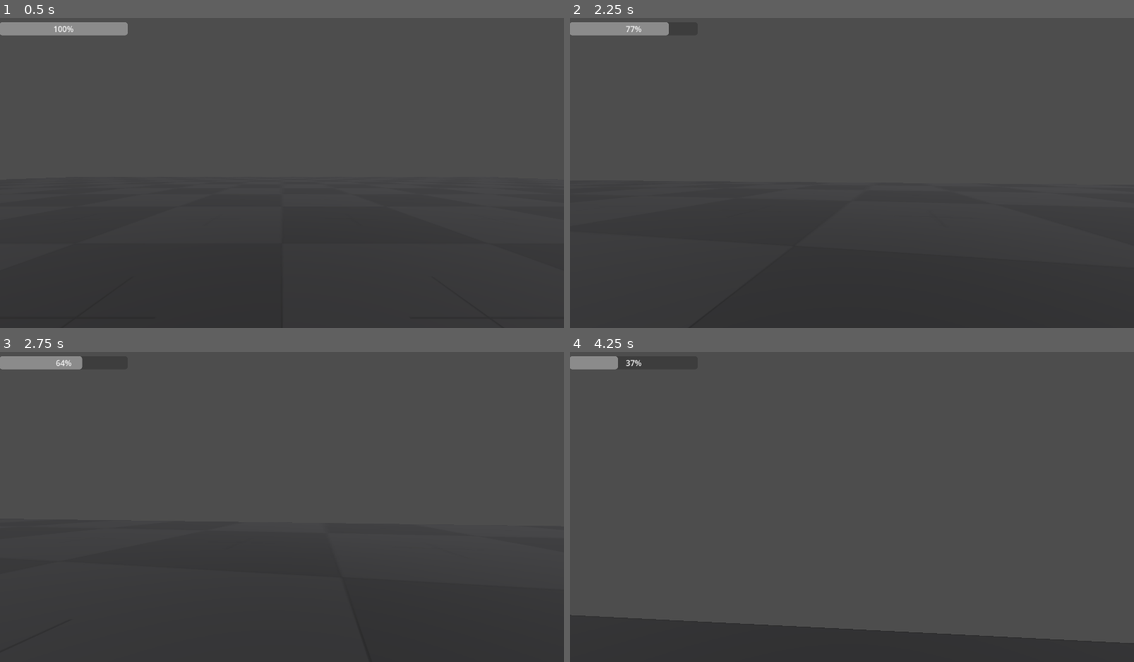
Above: before the commit, frames 1-4 (two rows, left to right).
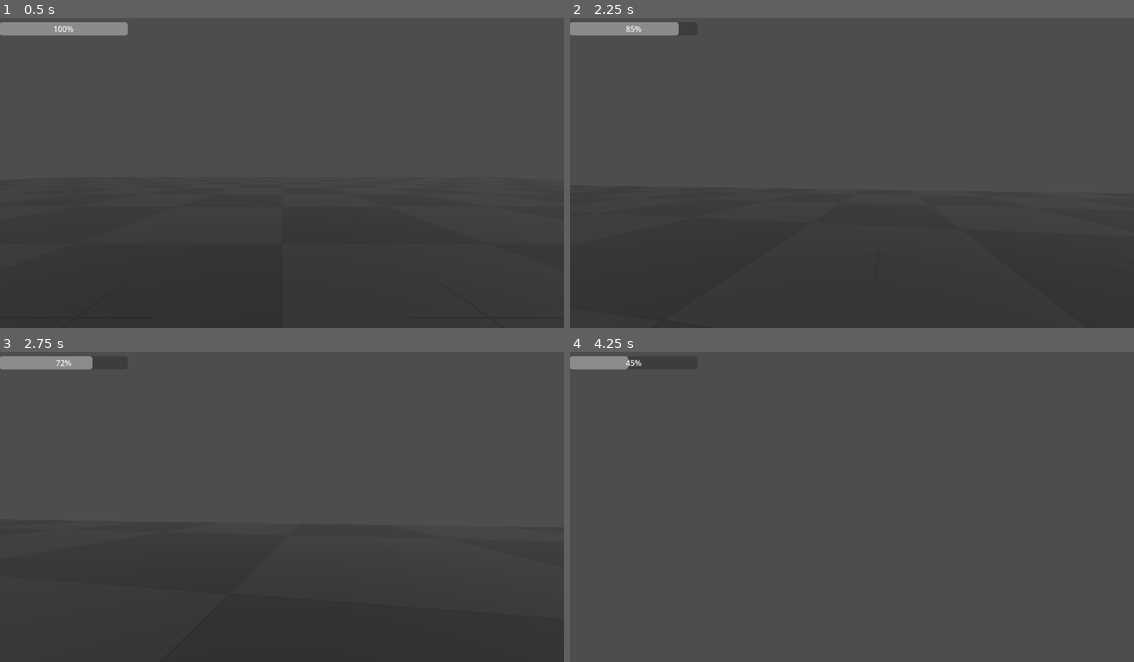
Above: after the commit, the same moments.

Repository: johnwdodge/pacmanninja
Game: Godot game, scene res://scenes/levels/test_level.tscn
Same seed, same stepped clock (60 frames per second), same inputs: the game is played once before the commit and once after it.
Inputs (mouse positions are in pixels of both pictures, inside the frame that each line leads up to):
- Up to frame 1 (0.5 s): no input
- Up to frame 2 (2.25 s): tap Enter at 0.5 s; move the mouse to (846, 173) at 0.52 s; hold Ctrl (crouch) 0.53-1.28 s; hold W (move_forward) from 0.53 s (still down); tap Space (jump) at 0.77, 1.25, 1.52 s; move the mouse to (891, 173) at 1.27 s; tap Shift (sprint) at 1.35 s; move the mouse to (806, 166) at 2.02 s; hold Ctrl (crouch) from 2.03 s (still down)
- Up to frame 3 (2.75 s): keep holding W (move_forward); keep holding Ctrl (crouch)
- Up to frame 4 (4.25 s): move the mouse to (857, 503) at 2.77 s; release W (move_forward) at 2.78 s; release Ctrl (crouch) at 2.78 s; hold A (move_left) 2.78-3.53 s; tap Shift (sprint) at 2.85 s; tap Space (jump) at 3.02, 3.77 s; move the mouse to (829, 497) at 3.52 s; hold W (move_forward) from 3.53 s (still down); hold Ctrl (crouch) from 3.53 s (still down)

Frame 1 is identical in both runs. In frame 2, less than 0.1% of the frame differs, in the area x 9-20%, y 1-6%; in frame 3, 0.1%; in frame 4, 10%, in the area x 0-100%, y 1-100%.

Commit message:
feel changes

Diff:
--- a/charcontrol.gd
+++ b/charcontrol.gd
@@ -2,18 +2,18 @@
 extends CharacterBody3D
 
 # ── Settings ──────────────────────────────────────────
-const ACCEL: float = 7.0
+const ACCEL: float = 9.0
 const AIR_ACCEL: float = 1.2
 const DECEL: float = 14.0
 const MAX_SPEED: float = 15.0
-const CROUCH_SPEED: float = 2.5
+const CROUCH_SPEED: float = 8
 const JUMP_VELOCITY: float = 11.0
 const MOUSE_SENSITIVITY: float = 0.002
 const MAX_LOOK_ANGLE: float = 89.0
 const SLIDE_DURATION: float = 5.0
 const SLIDE_SPEED: float = 20.0
-const DASH_SPEED: float = 35.0
-const DASH_DURATION: float = 0.15
+const DASH_SPEED: float = 40.0
+const DASH_DURATION: float = 0.2
 const WALL_LENIENCE: float = 0.15
 const HEAD_STAND_HEIGHT: float = 1.8
 const HEAD_CROUCH_HEIGHT: float = 1.0
@@ -159,6 +159,8 @@
 func _handle_jump() -> void:
 	if is_on_floor():
 		velocity.y = JUMP_VELOCITY
+		if state == State.dash:
+			change_state(State.idle)
 	if state == State.wall:
 		if _current_meter > METER_SEGMENT:
 			_current_meter -= METER_SEGMENT
@@ -212,6 +214,7 @@
 		velocity.x = _direction.x * DASH_SPEED
 		velocity.z = _direction.z * DASH_SPEED
 		velocity.y = 0
+
 	else:
 		velocity.x = _direction.x * MAX_SPEED
 		velocity.z = _direction.z * MAX_SPEED
@@ -223,7 +226,8 @@
 func _handle_slide(delta: float) -> void:
 	if _current_meter > 0:
 		print ("slide state")
-		_current_meter -= SLIDE_DRAIN
+		if not _is_powered:
+			_current_meter -= SLIDE_DRAIN
 		_apply_gravity(delta)
 		_set_crouch(true)
 		velocity.x = _direction.x * SLIDE_SPEED
@@ -288,8 +292,12 @@
 
 
 	if _direction:
-		velocity.x = lerp(velocity.x, _direction.x * MAX_SPEED, ACCEL * delta)
-		velocity.z = lerp(velocity.z, _direction.z * MAX_SPEED, ACCEL * delta)
+		if _direction.dot(-global_transform.basis.z.normalized()) > -0.1:
+			velocity.x = lerp(velocity.x, _direction.x * MAX_SPEED, ACCEL * delta)
+			velocity.z = lerp(velocity.z, _direction.z * MAX_SPEED, ACCEL * delta)
+		else:
+			velocity.x = lerp(velocity.x, _direction.x * (MAX_SPEED * 0.8), ACCEL * delta)
+			velocity.z = lerp(velocity.z, _direction.z * (MAX_SPEED * 0.8), ACCEL * delta)
 	else:
 		velocity.x = lerp(velocity.x, 0.0, DECEL * delta)
 		velocity.z = lerp(velocity.z, 0.0, DECEL * delta)
@@ -298,7 +306,7 @@
 		_set_crouch(true)
 	else:
 		_set_crouch(false)
-
+	print(velocity)
 	move_and_slide()
 
 # ── Input ─────────────────────────────────────────────
